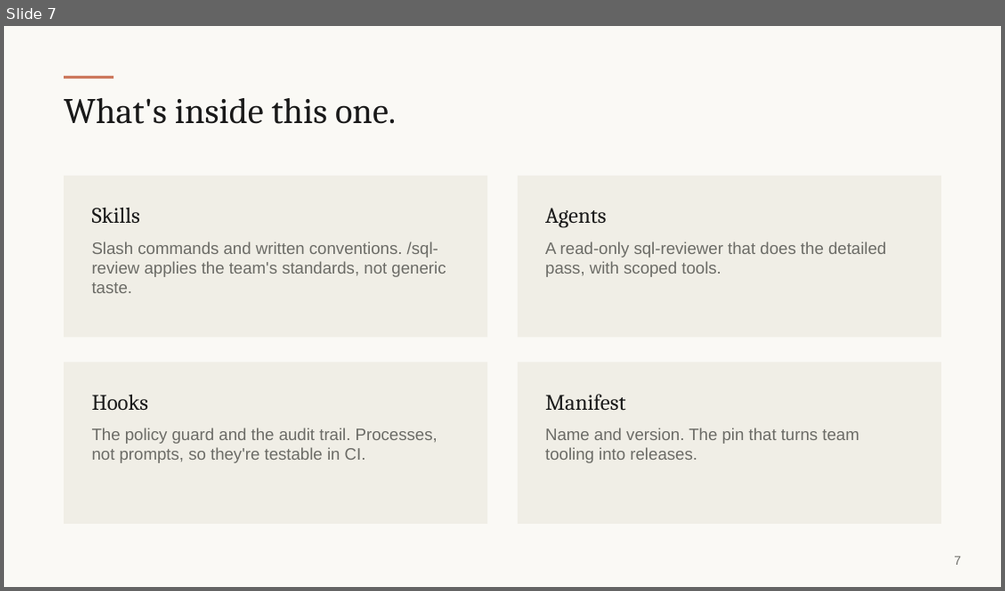
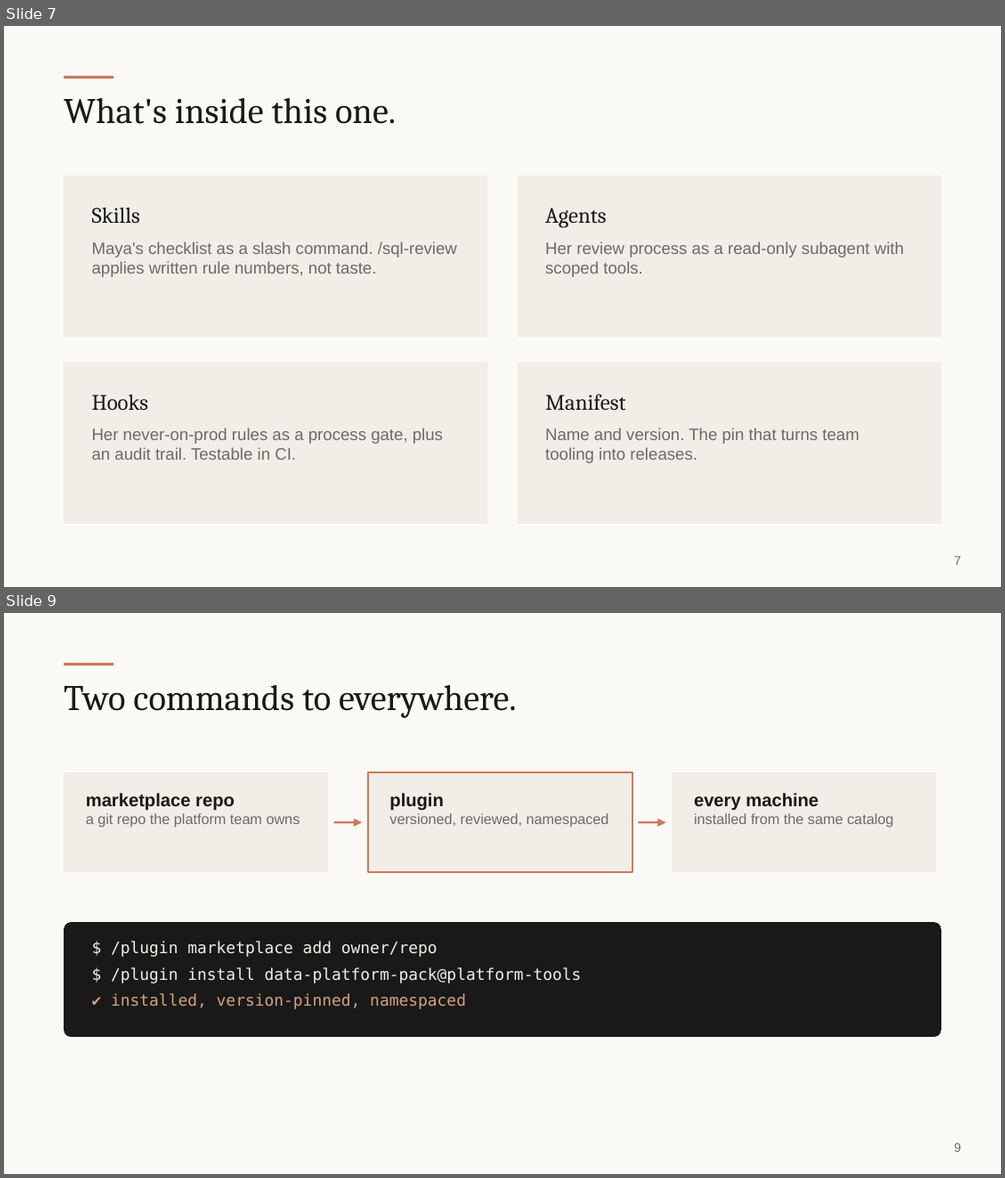
Before and after one commit to andymadson/data-platform-pack, a slide deck: enablement/deck/presentation-deck.pptx. Shown one above the other, each under a label of ours: slide 7 before the commit, slides 7 and 9 after it; the slides between them are not shown. The pictures are 1005x591 and 1005x1178 pixels, drawn with LibreOffice and Linux fonts; fonts in the diff are those of the drawing. Boxes give left, top, right and bottom in pixels: in the first picture for what was removed or moved away, otherwise in the second. Text is boxed around its words. In the diff, an @@ line names an element or a change of style, - is before the commit and + after.

Commit message:
Room deck rebuilt as a story: the wrong dashboard number, Maya, and four live beats with terminal receipts

```diff
--- a/enablement/deck/presentation-deck.pptx
+++ b/enablement/deck/presentation-deck.pptx
@@ slide 9 added at [4, 613, 1001, 1174], background #FAF9F5 @@
@@ rectangle added at [64, 663, 113, 666], fill #CC785C @@
@@ text added at [64, 685, 517, 718], 26 pt, text #191919 @@
+Two commands to everywhere.
@@ rectangle added at [64, 772, 328, 872], fill #F0EEE6 @@
@@ rectangle added at [368, 772, 632, 872], fill #F0EEE6, outline #CC785C 1.25 pt @@
@@ rectangle added at [672, 772, 936, 872], fill #F0EEE6 @@
@@ text added at [86, 793, 300, 827], 10.5 pt, text #6B6B66 @@
+marketplace repo
+a git repo the platform team owns
@@ text added at [389, 793, 609, 827], 10.5 pt, text #6B6B66 @@
+plugin
+versioned, reviewed, namespaced
@@ text added at [694, 793, 893, 827], 10.5 pt, text #6B6B66 @@
+every machine
+installed from the same catalog
@@ arrow added from (334, 822) to (362, 822), #CC785C 1.5 pt @@
@@ arrow added from (638, 822) to (666, 822), #CC785C 1.5 pt @@
@@ rounded rectangle added at [64, 922, 941, 1037], fill #191919 @@
@@ text added at [111, 941, 582, 1009], 11.5 pt, text #F0EEE6 @@
+$ /plugin marketplace add owner/repo
+$ /plugin install data-platform-pack@platform-tools
+✔ installed, version-pinned, namespaced
@@ text added at [954, 1143, 961, 1151], 9 pt, text #6B6B66 @@
+9
@@ slide 7 changed as well @@
@@ text at [92, 241, 457, 277]: text changed @@
-Slash commands and written conventions. /sql-review applies the team's standards, not generic taste.
+Maya's checklist as a slash command. /sql-review applies written rule numbers, not taste.
@@ text at [545, 241, 904, 277]: text changed @@
-A read-only sql-reviewer that does the detailed pass, with scoped tools.
+Her review process as a read-only subagent with scoped tools.
@@ text at [92, 427, 443, 459]: text changed @@
-The policy guard and the audit trail. Processes, not prompts, so they're testable in CI.
+Her never-on-prod rules as a process gate, plus an audit trail. Testable in CI.
```
Also in this commit, not shown: 3 other slides changed, 11 other slides added, 10 slides removed, 3 other files.
